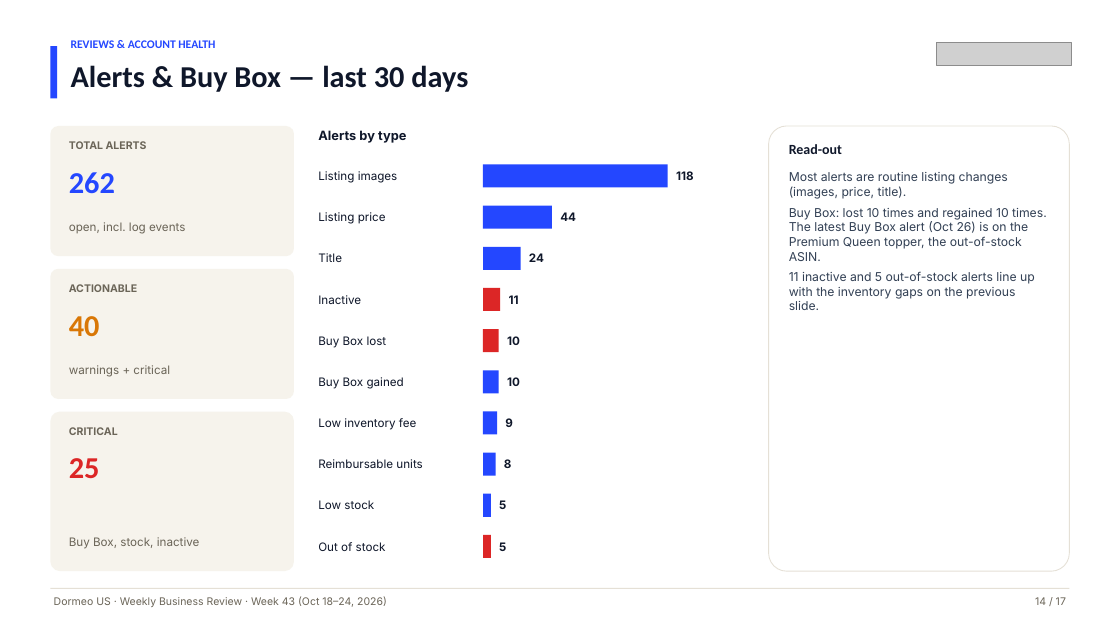
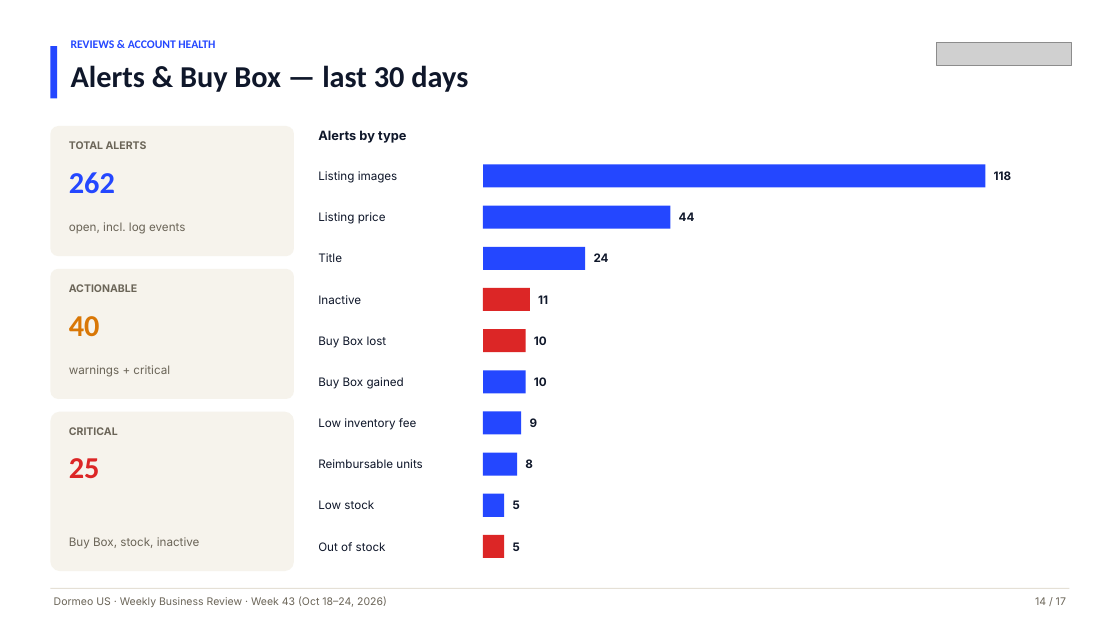
Before and after one commit to RONFSG/flagship-growth-reports, a slide deck: slide 14 of dormeo-us/deck/2026-10-24/Dormeo-US-Weekly-Business-Review-Week-43-2026-10-24.pptx. Drawn at 1120x630 pixels with LibreOffice and Linux fonts; fonts in the diff are those of the drawing; grey boxes stand for pictures. Boxes give left, top, right and bottom in pixels: in the first picture for what was removed or moved away, otherwise in the second. Text is boxed around its words. In the diff, an @@ line names an element or a change of style, - is before the commit and + after.

```diff
--- a/dormeo-us/deck/2026-10-24/Dormeo-US-Weekly-Business-Review-Week-43-2026-10-24.pptx
+++ b/dormeo-us/deck/2026-10-24/Dormeo-US-Weekly-Business-Review-Week-43-2026-10-24.pptx
@@ rounded rectangle removed at <box>769,126,1070,571</box> @@
@@ text removed at <box>789,144,842,154</box> @@
-Read-out
@@ rectangle: place and size @@
-rectangle at <box>483,165,668,187</box>
+rectangle at <box>483,165,986,187</box>
@@ text removed at <box>789,172,1047,310</box> @@
-Most alerts are routine listing changes (images, price, title).
-Buy Box: lost 10 times and regained 10 times. The latest Buy Box alert (Oct 26) is on the Premium Queen topper, the out-of-stock ASIN.
-11 inactive and 5 out-of-stock alerts line up with the inventory gaps on the previous slide.
@@ text "118": place and size @@
-text "118" at <box>676,171,694,180</box>
+text "118" at <box>994,171,1012,180</box>
@@ rectangle: place and size @@
-rectangle at <box>483,206,552,229</box>
+rectangle at <box>483,206,670,229</box>
@@ text "44": place and size @@
-text "44" at <box>560,212,576,221</box>
+text "44" at <box>679,212,695,221</box>
@@ text "24": place and size @@
-text "24" at <box>529,253,544,262</box>
+text "24" at <box>594,253,609,262</box>
@@ rectangle: place and size @@
-rectangle at <box>483,247,521,270</box>
+rectangle at <box>483,247,586,270</box>
@@ rectangle: place and size @@
-rectangle at <box>483,288,501,311</box>
+rectangle at <box>483,288,530,311</box>
@@ text "11": place and size @@
-text "11" at <box>509,295,519,304</box>
+text "11" at <box>538,295,548,304</box>
@@ rectangle: place and size @@
-rectangle at <box>483,329,499,352</box>
+rectangle at <box>483,329,526,352</box>
@@ 3 texts: place and size @@
-3 texts at <box>505,336,520,427</box>
+3 texts at <box>530,336,547,427</box>
@@ rectangle: place and size @@
-rectangle at <box>483,371,499,393</box>
+rectangle at <box>483,371,526,393</box>
@@ rectangle: place and size @@
-rectangle at <box>483,412,497,434</box>
+rectangle at <box>483,412,522,434</box>
@@ text "8": place and size @@
-text "8" at <box>504,459,512,468</box>
+text "8" at <box>525,459,533,468</box>
@@ rectangle: place and size @@
-rectangle at <box>483,453,496,476</box>
+rectangle at <box>483,453,518,476</box>
@@ rectangle: place and size @@
-rectangle at <box>483,494,491,517</box>
+rectangle at <box>483,494,504,517</box>
@@ text "5": place and size @@
-text "5" at <box>499,500,506,509</box>
+text "5" at <box>513,500,520,509</box>
@@ rectangle: place and size @@
-rectangle at <box>483,535,491,558</box>
+rectangle at <box>483,535,504,558</box>
@@ text "5": place and size @@
-text "5" at <box>499,542,506,551</box>
+text "5" at <box>513,542,520,551</box>
```
Also in this commit, not shown: 3 other slides changed, 9 other files.
